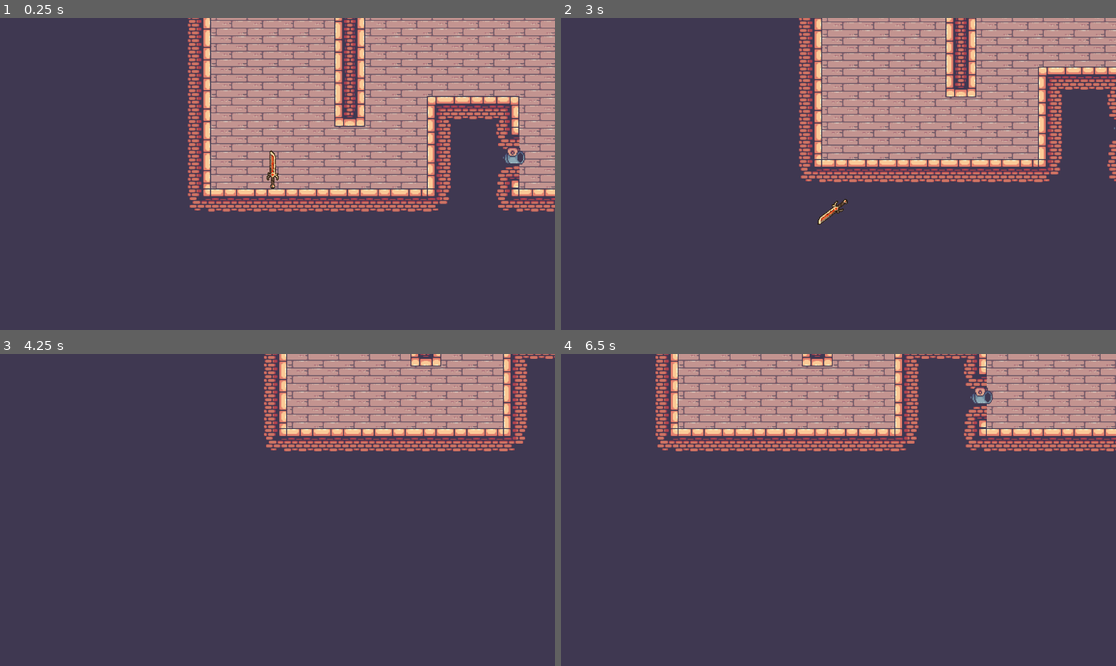
Above: before the commit, frames 1-4 (two rows, left to right).
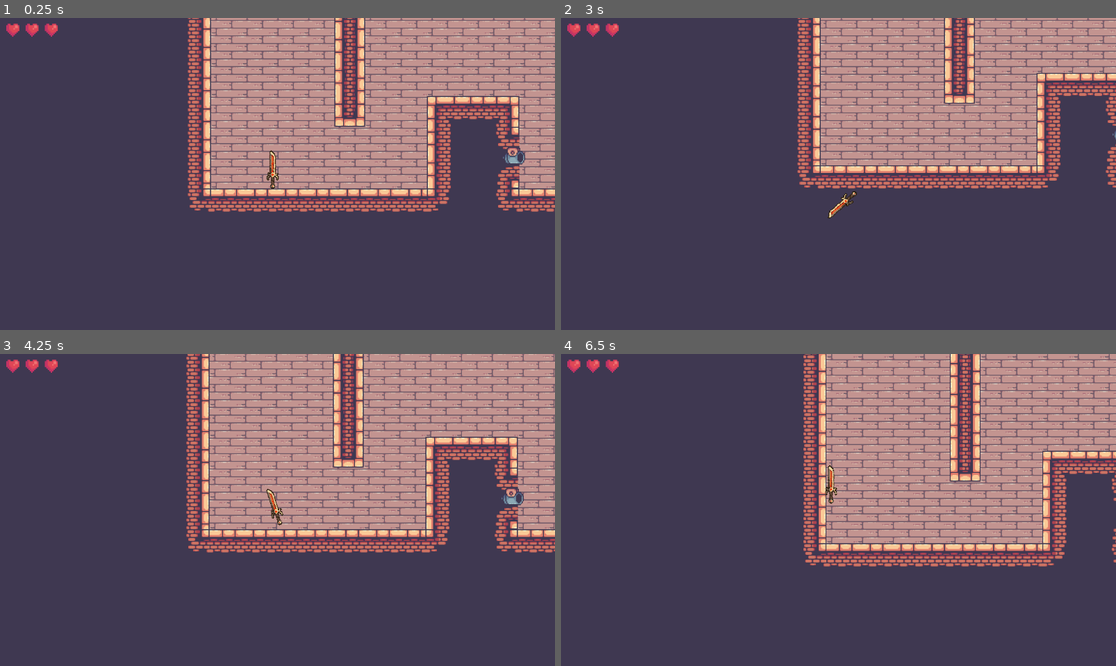
Above: after the commit, the same moments.

Repository: DonTangen/KnifeFight
Game: Godot game, scene res://scenes/tutorial.tscn
Same seed, same stepped clock (60 frames per second), same inputs: the game is played once before the commit and once after it. This scene is started directly instead of the project's main scene.
Inputs (mouse positions are in pixels of both pictures, inside the frame that each line leads up to):
- Up to frame 1 (0.25 s): no input
- Up to frame 2 (3 s): move the mouse to (960, 158) at 0.52 s; hold D (move_right) 0.53-2.03 s; click (960, 158) at 0.6 s; tap Space (jump) at 0.77, 1.52 s; move the mouse to (727, 189) at 1.27 s; right-click (727, 189) at 1.35 s; move the mouse to (894, 105) at 2.02 s; hold A (move_left) 2.03-2.78 s; click (894, 105) at 2.1 s; move the mouse to (810, 236) at 2.77 s; hold D (move_right) from 2.78 s (still down); right-click (810, 236) at 2.85 s
- Up to frame 3 (4.25 s): keep holding D (move_right); tap Space (jump) at 3.02, 3.77 s; move the mouse to (444, 556) at 3.52 s; click (444, 556) at 3.6 s
- Up to frame 4 (6.5 s): move the mouse to (672, 463) at 4.27 s; release D (move_right) at 4.28 s; hold A (move_left) 4.28-5.03 s; right-click (672, 463) at 4.35 s; tap Space (jump) at 4.52, 6.02 s; move the mouse to (866, 510) at 5.02 s; hold D (move_right) 5.03-5.78 s; click (866, 510) at 5.1 s; move the mouse to (755, 432) at 5.77 s; hold A (move_left) from 5.78 s (still down); right-click (755, 432) at 5.85 s

The runs differ from the first frame. In frame 1, 0.2% of the frame differs, in the area x 1-11%, y 1-7%; in frame 2, 17%; in frame 3, 32%; in frame 4, 35%, in the area x 1-100%, y 0-69%.
Error before the commit: Cannot call method 'play' on a null value. (res://scripts/canon.gd:8)

Commit message:
chore: cleanup

Diff:
--- a/icon.svg
+++ /dev/null
@@ -1 +0,0 @@
-<svg xmlns="http://www.w3.org/2000/svg" width="128" height="128"><rect width="124" height="124" x="2" y="2" fill="#363d52" stroke="#212532" stroke-width="4" rx="14"/><g fill="#fff" transform="translate(12.322 12.322)scale(.101)"><path d="M105 673v33q407 354 814 0v-33z"/><path fill="#478cbf" d="m105 673 152 14q12 1 15 14l4 67 132 10 8-61q2-11 15-15h162q13 4 15 15l8 61 132-10 4-67q3-13 15-14l152-14V427q30-39 56-81-35-59-83-108-43 20-82 47-40-37-88-64 7-51 8-102-59-28-123-42-26 43-46 89-49-7-98 0-20-46-46-89-64 14-123 42 1 51 8 102-48 27-88 64-39-27-82-47-48 49-83 108 26 42 56 81zm0 33v39c0 276 813 276 814 0v-39l-134 12-5 69q-2 10-14 13l-162 11q-12 0-16-11l-10-65H446l-10 65q-4 11-16 11l-162-11q-12-3-14-13l-5-69z"/><path d="M483 600c0 34 58 34 58 0v-86c0-34-58-34-58 0z"/><circle cx="725" cy="526" r="90"/><circle cx="299" cy="526" r="90"/></g><g fill="#414042" transform="translate(12.322 12.322)scale(.101)"><circle cx="307" cy="532" r="60"/><circle cx="717" cy="532" r="60"/></g></svg>
--- a/scenes/game.tscn
+++ b/scenes/game.tscn
@@ -357,6 +357,7 @@
 position = Vector2(46, 264)
 stream = ExtResource("6_ipafk")
 autoplay = true
+bus = &"Music"
 
 [node name="Enemies" type="Node" parent="."]
 
--- a/gun.tscn
+++ b/scenes/gun.tscn
@@ -1,6 +1,6 @@
 [gd_scene load_steps=4 format=3 uid="uid://dircnsws3tlyw"]
 
-[ext_resource type="Script" path="res://gun.gd" id="1_lls1j"]
+[ext_resource type="Script" path="res://scripts/gun.gd" id="1_dpmg6"]
 [ext_resource type="Texture2D" uid="uid://dhgnox7fsges6" path="res://assets/vector/vector_guns.svg" id="2_ioexl"]
 
 [sub_resource type="RectangleShape2D" id="RectangleShape2D_rxixf"]
@@ -8,7 +8,7 @@
 
 [node name="Gun" type="Node2D"]
 scale = Vector2(0.3, 0.3)
-script = ExtResource("1_lls1j")
+script = ExtResource("1_dpmg6")
 
 [node name="Sprite2D" type="Sprite2D" parent="."]
 position = Vector2(-62, 19)
--- a/scenes/tutorial.tscn
+++ b/scenes/tutorial.tscn
@@ -1,12 +1,14 @@
-[gd_scene load_steps=16 format=4 uid="uid://ejv8c7v60c20"]
+[gd_scene load_steps=19 format=4 uid="uid://blvuqfunceicg"]
 
 [ext_resource type="PackedScene" uid="uid://bwjlqx13ye2sy" path="res://scenes/sword_player.tscn" id="1_00xxu"]
+[ext_resource type="PackedScene" uid="uid://biaed4vdyyi1j" path="res://scenes/lives.tscn" id="1_gt6uw"]
 [ext_resource type="Texture2D" uid="uid://cordc2owd3p8y" path="res://assets/Sprites/14-TileSets/Terrain (32x32).png" id="2_fdxiq"]
 [ext_resource type="Texture2D" uid="uid://bdb31i5bhluqj" path="res://assets/32 Free Weapon Icons/Icons/Iicon_32_22.png" id="2_vtod4"]
 [ext_resource type="Texture2D" uid="uid://dxclxjclegx28" path="res://assets/Sprites/14-TileSets/Decorations (32x32).png" id="3_njvgs"]
-[ext_resource type="AudioStream" uid="uid://bxodl0gj7xg3v" path="res://assets/Music/GameJamAwesomeHook.mp3" id="3_w0tmx"]
-[ext_resource type="PackedScene" uid="uid://duvf0jv1pps3o" path="res://tlevelcanon.tscn" id="7_52wqq"]
-[ext_resource type="PackedScene" uid="uid://mttjrlqvcdbf" path="res://scenes/one_way_platform_big.tscn" id="7_cmm8l"]
+[ext_resource type="AudioStream" uid="uid://cwo73jr6nshm7" path="res://assets/Music/AwesomeFinalDraftGJ.mp3" id="4_bem3x"]
+[ext_resource type="PackedScene" uid="uid://duvf0jv1pps3o" path="res://scenes/tlevelcanon.tscn" id="7_52wqq"]
+[ext_resource type="PackedScene" uid="uid://brodjchsu5qsm" path="res://scenes/one_way_platform_big.tscn" id="7_cmm8l"]
+[ext_resource type="PackedScene" uid="uid://bduynmhcdwr4o" path="res://scenes/killzone_boundaries.tscn" id="8_ustsj"]
 
 [sub_resource type="Shader" id="Shader_xcpg6"]
 code = "// NOTE: Shader automatically converted from Godot Engine 4.3.stable's CanvasItemMaterial.
@@ -261,7 +263,12 @@
 sources/0 = SubResource("TileSetAtlasSource_0b4pc")
 sources/1 = SubResource("TileSetAtlasSource_hqu3j")
 
+[sub_resource type="WorldBoundaryShape2D" id="WorldBoundaryShape2D_g7uxy"]
+distance = 8.0
+
 [node name="tutorial" type="Node2D"]
+
+[node name="Lives" parent="." instance=ExtResource("1_gt6uw")]
 
 [node name="SwordPlayer" parent="." instance=ExtResource("1_00xxu")]
 position = Vector2(-134, 5)
@@ -286,7 +293,7 @@
 
 [node name="Music" type="AudioStreamPlayer2D" parent="SwordPlayer"]
 position = Vector2(46, 264)
-stream = ExtResource("3_w0tmx")
+stream = ExtResource("4_bem3x")
 autoplay = true
 
 [node name="TileMap" type="TileMap" parent="."]
@@ -324,3 +331,14 @@
 use_parent_material = true
 tile_map_data = PackedByteArray("AAD5//n/AAACAAgAAAD6//n/AAACAAgAAAD7//n/AAACAAgAAAD8//n/AAACAAgAAAD9//n/AAACAAgAAAD+// …(16368 unchanged characters)…
 tile_set = SubResource("TileSet_w2bgc")
+
+[node name="Killzone" parent="." instance=ExtResource("8_ustsj")]
+
+[node name="CollisionShape2D" type="CollisionShape2D" parent="Killzone"]
+position = Vector2(392, 80)
+shape = SubResource("WorldBoundaryShape2D_g7uxy")
+
+[node name="CollisionShape2D2" type="CollisionShape2D" parent="Killzone"]
+position = Vector2(1576, -144)
+rotation = -1.5708
+shape = SubResource("WorldBoundaryShape2D_g7uxy")
--- a/scripts/canon.gd
+++ b/scripts/canon.gd
@@ -1,11 +1,9 @@
 extends Node2D
 
-@onready var main = get_tree().get_root().get_node("tutorial")
-@onready var projectile = load("res://projectile.tscn")
-@onready var animated_sprite_2d: AnimatedSprite2D = $AnimatedSprite2D
+@onready var main = get_tree().current_scene      #get_root().get_node()
+@onready var projectile = load("res://Scenes/projectile.tscn")
 
-func _ready() -> void:
-	animated_sprite_2d.play("idle")
+
 
 func shoot():
 	var instance = projectile.instantiate()
@@ -17,4 +15,3 @@
 
 func _on_timer_timeout() -> void:
 	shoot()
-	animated_sprite_2d.play("shoot")
Not shown, removed: icon.svg.import
Renamed: boss_level.tscn -> scenes/boss_level.tscn
Renamed: bullet.tscn -> scenes/bullet.tscn
Renamed: canon2.tscn -> scenes/canon2.tscn
Renamed: delayedcanon.tscn -> scenes/delayedcanon.tscn
Not shown: 4 places in scenes/game.tscn that only renumber resources
Renamed: node_2d.tscn -> scenes/node_2d.tscn
Renamed: tlevelcanon.tscn -> scenes/tlevelcanon.tscn
Renamed: tutorialcanon.tscn -> scenes/tutorialcanon.tscn
Renamed: vlevelcanon.tscn -> scenes/vlevelcanon.tscn
Renamed: bullet.gd -> scripts/bullet.gd
Renamed: delayedcanon.gd -> scripts/delayedcanon.gd
(and 1 more such lines)
